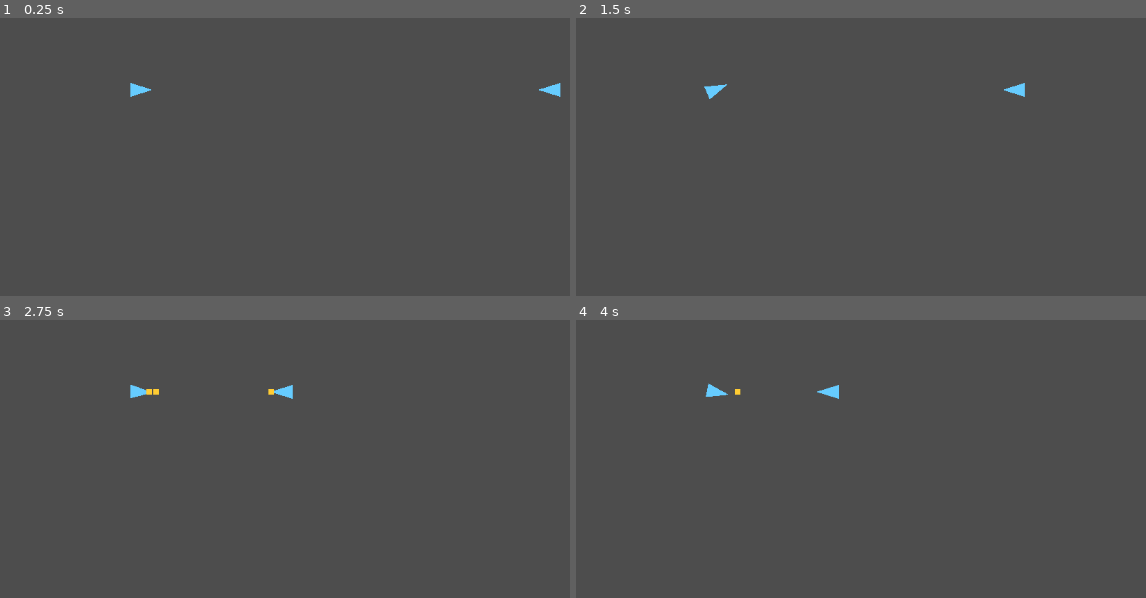
Above: before the commit, frames 1-4 (two rows, left to right).
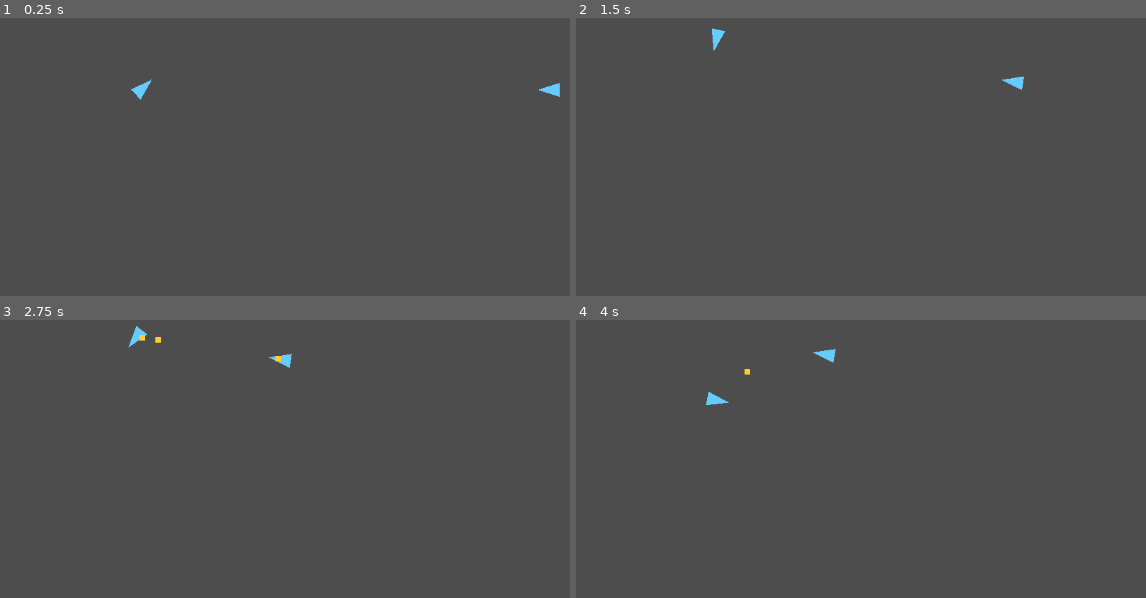
Above: after the commit, the same moments.

Repository: darthlemi/SpaceGame
Game: Godot game, scene res://scenes/combat/combat_scene.tscn
Two runs of this game, one before a commit and one after it. Both use one fixed random seed, a clock stepped at 60 frames per second and the inputs below.
Inputs (mouse positions are in pixels of both pictures, inside the frame that each line leads up to):
- Up to frame 1 (0.25 s): no input
- Up to frame 2 (1.5 s): move the mouse to (outside the picture) at 0.52 s; hold D (pilot_turn_right) 0.53-1.28 s; hold Space (pilot_fire) 0.53-1.28 s; click (outside the picture) at 0.67 s; move the mouse to (815, 129) at 1.27 s; hold A (pilot_turn_left) from 1.28 s (still down); tap Tab (toggle_control_mode) at 1.35 s; click (815, 129) at 1.42 s
- Up to frame 3 (2.75 s): move the mouse to (outside the picture) at 2.02 s; release A (pilot_turn_left) at 2.03 s; hold D (pilot_turn_right) from 2.03 s (still down); hold Space (pilot_fire) from 2.03 s (still down); click (outside the picture) at 2.17 s
- Up to frame 4 (4 s): move the mouse to (935, 497) at 2.77 s; release D (pilot_turn_right) at 2.78 s; release Space (pilot_fire) at 2.78 s; hold W (pilot_thrust) 2.78-3.53 s; tap Tab (toggle_control_mode) at 2.85 s; click (935, 497) at 2.92 s; move the mouse to (outside the picture) at 3.52 s; hold A (pilot_turn_left) from 3.53 s (still down); hold Space (pilot_fire) from 3.53 s (still down); click (outside the picture) at 3.67 s

The runs differ from the first frame. In frame 1, 0.1% of the frame differs, in the area x 22-99%, y 21-30%; in frame 2, 0.4%; in frame 3, 0.5%, in the area x 22-52%, y 2-29%; in frame 4, 0.5%.

Commit message:
Add Ship HOLD loiter/chase/disengage sub-state machine

Diff:
--- a/scripts/ship/ship.gd
+++ b/scripts/ship/ship.gd
@@ -12,16 +12,31 @@
 var control_mode: ControlMode = ControlMode.ORDER_BASED
 
 @export var enemy_group: StringName = &""
+@export var arrival_radius: float = 20.0
+@export var aggro_range: float = 0.0
+@export var leash_distance: float = 250.0
+@export var loiter_radius: float = 40.0
+@export var loiter_interval: float = 3.0
+
+var _hold_center: Vector2 = Vector2.ZERO
+var _loiter_target: Vector2 = Vector2.ZERO
+var _loiter_timer: float = 0.0
+var _chase_target: Node2D
 
 func _ready() -> void:
 	for child in get_children():
 		if child is WeaponMount:
 			weapon_mounts.append(child)
 	hull.destroyed.connect(_on_hull_destroyed)
-	current_order = Order.hold()
+	execute_order(Order.hold())
 
 func execute_order(order: Order) -> void:
 	current_order = order
+	if order.type == Order.Type.HOLD:
+		_hold_center = global_position
+		_loiter_target = global_position
+		_loiter_timer = 0.0
+		_chase_target = null
 
 func attack_range() -> float:
 	var max_range := 0.0
@@ -44,10 +59,13 @@
 func _process_order_movement(delta: float) -> void:
 	match current_order.type:
 		Order.Type.MOVE_TO:
-			_steer_to(current_order.target_position, delta)
+			if global_position.distance_to(current_order.target_position) <= arrival_radius:
+				execute_order(Order.hold())
+			else:
+				_steer_to(current_order.target_position, delta)
 		Order.Type.ATTACK_TARGET:
 			if not is_instance_valid(current_order.target_ship):
-				current_order = Order.hold()
+				execute_order(Order.hold())
 				return
 			var target_pos: Vector2 = current_order.target_ship.global_position
 			if global_position.distance_to(target_pos) > attack_range():
@@ -59,13 +77,43 @@
 			var away := global_position + (global_position - current_order.target_position).normalized() * 500.0
 			_steer_to(away, delta)
 		Order.Type.HOLD:
-			velocity = velocity.move_toward(Vector2.ZERO, engine.acceleration * delta)
-			engine.velocity = velocity
+			_process_hold(delta)
 
 func _steer_to(target_pos: Vector2, delta: float) -> void:
 	var result := engine.steer_toward(global_position, rotation, target_pos, delta)
 	rotation = result["rotation"]
 	velocity = result["velocity"]
+
+func _process_hold(delta: float) -> void:
+	var effective_aggro := aggro_range if aggro_range > 0.0 else attack_range()
+	if _chase_target != null and is_instance_valid(_chase_target):
+		if Ship.should_disengage(global_position, _chase_target.global_position, _hold_center, effective_aggro, leash_distance):
+			_chase_target = null
+		else:
+			if global_position.distance_to(_chase_target.global_position) > attack_range():
+				_steer_to(_chase_target.global_position, delta)
+			else:
+				velocity = velocity.move_toward(Vector2.ZERO, engine.acceleration * delta)
+				engine.velocity = velocity
+			return
+	else:
+		_chase_target = null
+
+	var candidates: Array = get_tree().get_nodes_in_group(enemy_group) if enemy_group != &"" else []
+	var candidate := Ship.nearest_in_range(candidates, global_position, effective_aggro)
+	if candidate != null:
+		_chase_target = candidate
+		return
+
+	_process_loiter(delta)
+
+func _process_loiter(delta: float) -> void:
+	if global_position.distance_to(_loiter_target) < 5.0:
+		_loiter_timer -= delta
+		if _loiter_timer <= 0.0:
+			_loiter_target = _hold_center + Vector2(randf_range(-loiter_radius, loiter_radius), randf_range(-loiter_radius, loiter_radius))
+			_loiter_timer = loiter_interval
+	_steer_to(_loiter_target, delta)
 
 func _process_weapons() -> void:
 	if weapon_mounts.is_empty():
@@ -96,3 +144,10 @@
 	if order.type == Order.Type.ATTACK_TARGET:
 		return order.target_ship if is_instance_valid(order.target_ship) else null
 	return Ship.nearest_in_range(candidates, own_position, max_range)
+
+static func should_disengage(own_position: Vector2, target_position: Vector2, hold_center: Vector2, aggro_range: float, leash_distance: float) -> bool:
+	if own_position.distance_to(target_position) > aggro_range:
+		return true
+	if own_position.distance_to(hold_center) > leash_distance:
+		return true
+	return false
--- a/tests/test_ship.gd
+++ b/tests/test_ship.gd
@@ -36,6 +36,7 @@
 	_check_scene_structure(failures)
 	_check_ship_logic(failures)
 	_check_autofire_targeting(failures)
+	_check_disengage_rule(failures)
 
 	return failures
 
@@ -224,3 +225,12 @@
 	near.free()
 	far.free()
 	explicit_target.free()
+
+static func _check_disengage_rule(failures: Array[String]) -> void:
+	var hold_center := Vector2.ZERO
+	if Ship.should_disengage(Vector2(10, 0), Vector2(20, 0), hold_center, 100.0, 250.0):
+		failures.append("should_disengage: expected false when target is within aggro_range and ship within leash")
+	if not Ship.should_disengage(Vector2(10, 0), Vector2(300, 0), hold_center, 100.0, 250.0):
+		failures.append("should_disengage: expected true when target exceeds aggro_range")
+	if not Ship.should_disengage(Vector2(300, 0), Vector2(310, 0), hold_center, 100.0, 250.0):
+		failures.append("should_disengage: expected true when ship exceeds leash_distance from hold_center")
